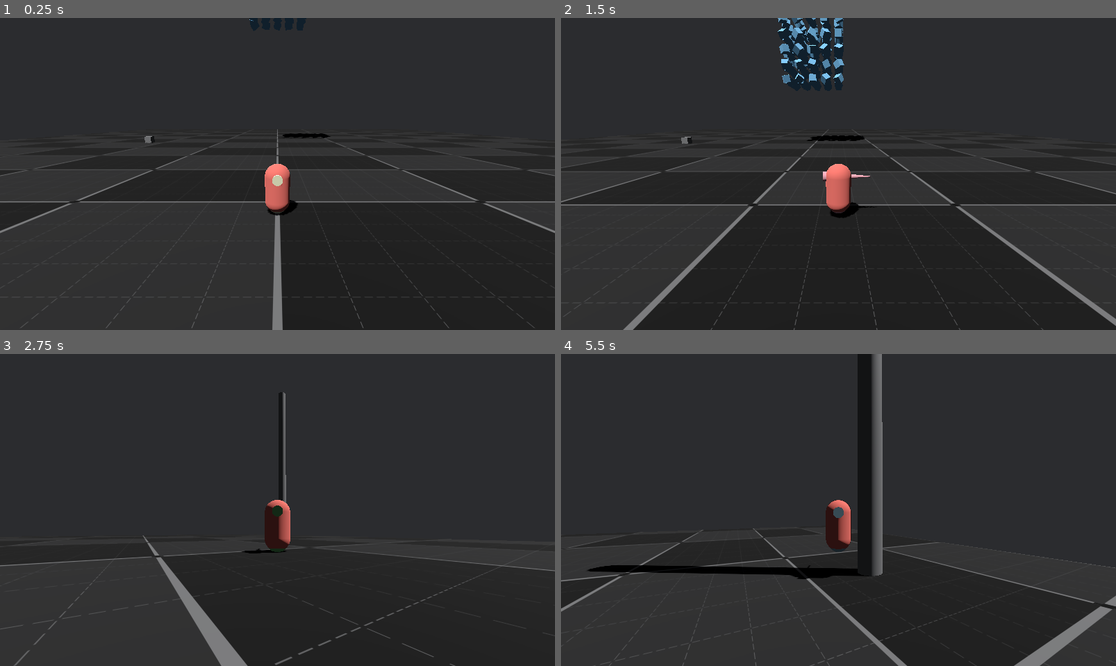
Above: before the commit, frames 1-4 (two rows, left to right).
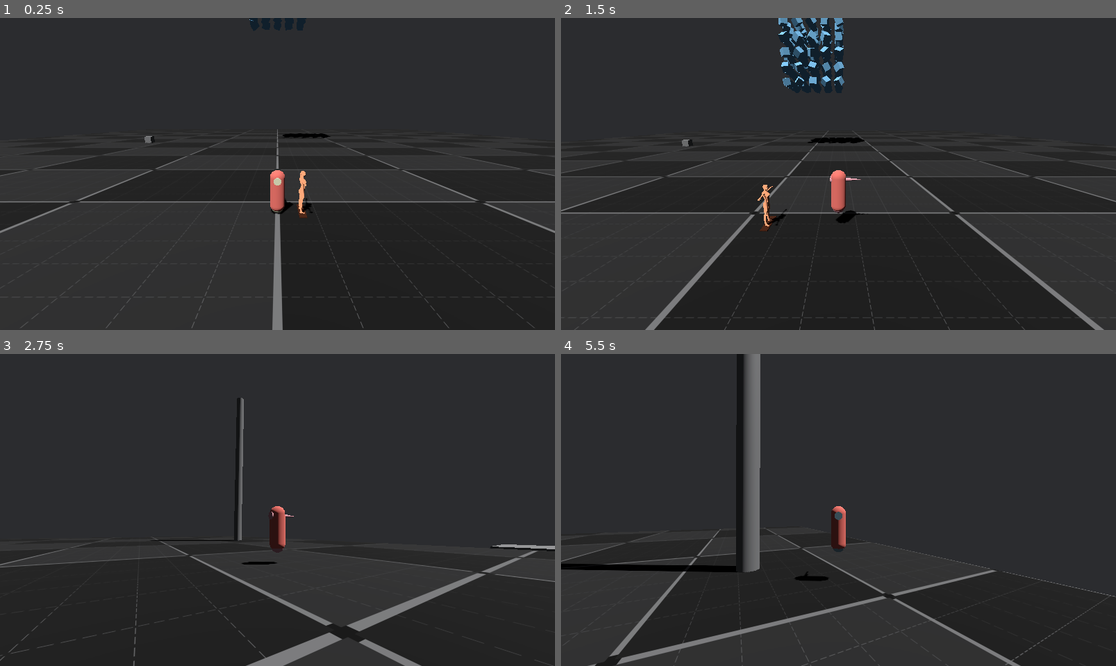
Above: after the commit, the same moments.

Repository: erikringwalters/jolt-test
Game: Godot game, scene res://main.tscn
Two runs of this game, one before a commit and one after it. Both use one fixed random seed, a clock stepped at 60 frames per second and the inputs below.
Inputs (mouse positions are in pixels of both pictures, inside the frame that each line leads up to):
- Up to frame 1 (0.25 s): no input
- Up to frame 2 (1.5 s): tap Enter at 0.5 s; move the mouse to (960, 158) at 0.52 s; hold D (move_right) 0.53-1.28 s; tap Space (jump) at 0.6, 0.77, 1.07 s; move the mouse to (727, 189) at 1.27 s; hold S (move_down) from 1.28 s (still down); click (727, 189) at 1.35 s
- Up to frame 3 (2.75 s): tap Space (jump) at 1.52, 1.55, 1.82, 2.1 s; move the mouse to (288, 503) at 2.02 s; release S (move_down) at 2.03 s; hold W (move_up) from 2.03 s (still down)
- Up to frame 4 (5.5 s): keep holding W (move_up); move the mouse to (832, 516) at 2.77 s; click (832, 516) at 2.85 s; tap Space (jump) at 3.02, 3.05, 3.32, 3.6, 3.77, 4.07, 4.52, 4.55, 4.82, 5.1 s; move the mouse to (877, 513) at 3.52 s; move the mouse to (794, 506) at 4.27 s; click (794, 506) at 4.35 s; move the mouse to (844, 510) at 5.02 s

The runs differ from the first frame. In frame 1, 0.6% of the frame differs, in the area x 47-57%, y 46-64%; in frame 2, 6.4%; in frame 3, 5.6%; in frame 4, 10%, in the area x 0-100%, y 0-100%.

Commit message:
hoverboard basics

Diff:
--- a/main.tscn
+++ b/main.tscn
@@ -1,8 +1,9 @@
-[gd_scene load_steps=17 format=3 uid="uid://bpki3lf4tpqkv"]
+[gd_scene load_steps=21 format=3 uid="uid://bpki3lf4tpqkv"]
 
 [ext_resource type="Script" uid="uid://dnbd4cjvey7up" path="res://scripts/main.gd" id="1_ig7tw"]
 [ext_resource type="Environment" uid="uid://c7gu2mfdhxnne" path="res://tres/main.tres" id="2_0xm2m"]
 [ext_resource type="Shader" uid="uid://ggg655t8sci6" path="res://shaders/checkered.gdshader" id="3_1bvp3"]
+[ext_resource type="PackedScene" uid="uid://c3i200oktpqm7" path="res://scenes/laura_low_poly.tscn" id="5_7mycd"]
 [ext_resource type="PackedScene" uid="uid://b1acnbgqgmrd5" path="res://scenes/player_rb.tscn" id="5_lquwl"]
 
 [sub_resource type="BoxShape3D" id="BoxShape3D_ig7tw"]
@@ -64,6 +65,16 @@
 use_custom_data = true
 mesh = SubResource("BoxMesh_272bh")
 
+[sub_resource type="BoxShape3D" id="BoxShape3D_272bh"]
+size = Vector3(0.3, 0.05, 1.25)
+
+[sub_resource type="StandardMaterial3D" id="StandardMaterial3D_lquwl"]
+albedo_color = Color(0.309737, 0.140191, 0, 1)
+
+[sub_resource type="BoxMesh" id="BoxMesh_5vw27"]
+material = SubResource("StandardMaterial3D_lquwl")
+size = Vector3(0.3, 0.05, 1.25)
+
 [node name="Main" type="Node3D"]
 script = ExtResource("1_ig7tw")
 
@@ -90,15 +101,15 @@
 [node name="PlayerRB" parent="." instance=ExtResource("5_lquwl")]
 transform = Transform3D(1, 0, 0, 0, 1, 0, 0, 0, 1, 0, 0, -26)
 
-[node name="StaticBody3D" type="StaticBody3D" parent="."]
+[node name="StepObstacle" type="StaticBody3D" parent="."]
 transform = Transform3D(1, 0, 0, 0, 1, 0, 0, 0, 1, 21, 0.5, 0)
 collision_layer = 5
 collision_mask = 5
 
-[node name="CollisionShape3D" type="CollisionShape3D" parent="StaticBody3D"]
+[node name="CollisionShape3D" type="CollisionShape3D" parent="StepObstacle"]
 shape = SubResource("BoxShape3D_1bvp3")
 
-[node name="MeshInstance3D" type="MeshInstance3D" parent="StaticBody3D"]
+[node name="MeshInstance3D" type="MeshInstance3D" parent="StepObstacle"]
 mesh = SubResource("BoxMesh_lquwl")
 
 [node name="Pole" type="StaticBody3D" parent="."]
@@ -112,17 +123,29 @@
 transform = Transform3D(1, 0, 0, 0, 1, 0, 0, 0, 1, 0, 10, 0)
 mesh = SubResource("CylinderMesh_lquwl")
 
-[node name="StaticBody3D2" type="StaticBody3D" parent="."]
-transform = Transform3D(1, 0, 0, 0, 1, 0, 0, 0, 1, 0, -3, -55)
+[node name="Platform" type="StaticBody3D" parent="."]
+transform = Transform3D(1, 0, 0, 0, 1, 0, 0, 0, 1, 0, -0.5, -55)
 collision_layer = 7
 collision_mask = 7
 
-[node name="CollisionShape3D" type="CollisionShape3D" parent="StaticBody3D2"]
+[node name="CollisionShape3D" type="CollisionShape3D" parent="Platform"]
 shape = SubResource("BoxShape3D_lquwl")
 
-[node name="MeshInstance3D" type="MeshInstance3D" parent="StaticBody3D2"]
+[node name="MeshInstance3D" type="MeshInstance3D" parent="Platform"]
 mesh = SubResource("BoxMesh_7mycd")
 
 [node name="MultiMeshInstance3D" type="MultiMeshInstance3D" parent="."]
 transform = Transform3D(1, 0, 0, 0, 1, 0, 0, 0, 1, -20, 2, 0)
 multimesh = SubResource("MultiMesh_5vw27")
+
+[node name="Hoverboard" type="RigidBody3D" parent="."]
+transform = Transform3D(1, 0, 0, 0, 1, 0, 0, 0, 1, -1, 0, -26)
+
+[node name="CollisionShape3D" type="CollisionShape3D" parent="Hoverboard"]
+shape = SubResource("BoxShape3D_272bh")
+
+[node name="MeshInstance3D" type="MeshInstance3D" parent="Hoverboard"]
+mesh = SubResource("BoxMesh_5vw27")
+
+[node name="laura-low-poly" parent="." instance=ExtResource("5_7mycd")]
+transform = Transform3D(-4.37114e-08, 0, -1, 0, 1, 0, 1, 0, -4.37114e-08, -1, 0, -26)
--- /dev/null
+++ b/scenes/laura_low_poly.tscn
@@ -0,0 +1,14 @@
+[gd_scene load_steps=3 format=3 uid="uid://c3i200oktpqm7"]
+
+[ext_resource type="PackedScene" uid="uid://cnvbwfrgkmb53" path="res://glb/laura-low-poly.glb" id="1_28rwi"]
+
+[sub_resource type="StandardMaterial3D" id="StandardMaterial3D_a226o"]
+diffuse_mode = 3
+specular_mode = 2
+albedo_color = Color(0.989871, 0.645791, 0.473797, 1)
+roughness = 0.04
+
+[node name="laura-low-poly" instance=ExtResource("1_28rwi")]
+
+[node name="Cube" parent="." index="0"]
+surface_material_override/0 = SubResource("StandardMaterial3D_a226o")
--- a/scenes/player_rb.tscn
+++ b/scenes/player_rb.tscn
@@ -7,22 +7,27 @@
 
 [sub_resource type="CapsuleShape3D" id="CapsuleShape3D_c7ipo"]
 margin = 0.1
+radius = 0.3
+height = 1.75
 
 [sub_resource type="CapsuleMesh" id="CapsuleMesh_rj34p"]
 material = ExtResource("2_l4aw4")
+radius = 0.3
+height = 1.75
 
 [sub_resource type="CylinderMesh" id="CylinderMesh_35slv"]
 material = ExtResource("3_35slv")
 top_radius = 0.0
-bottom_radius = 0.2
+bottom_radius = 0.15
+height = 1.25
 
 [sub_resource type="SphereShape3D" id="SphereShape3D_kl7y2"]
-radius = 0.4
+radius = 0.25
 
 [sub_resource type="SphereMesh" id="SphereMesh_rj34p"]
 material = ExtResource("3_35slv")
-radius = 0.4
-height = 0.8
+radius = 0.25
+height = 0.5
 
 [sub_resource type="SphereShape3D" id="SphereShape3D_rj34p"]
 
@@ -36,7 +41,7 @@
 
 [node name="Collision" type="CollisionShape3D" parent="."]
 unique_name_in_owner = true
-transform = Transform3D(1, 0, 0, 0, 1, 0, 0, 0, 1, 0, 1, 0)
+transform = Transform3D(1, 0, 0, 0, 1, 0, 0, 0, 1, 0, 0.875, 0)
 shape = SubResource("CapsuleShape3D_c7ipo")
 
 [node name="Mesh" type="MeshInstance3D" parent="Collision"]
@@ -46,17 +51,16 @@
 
 [node name="PointerMesh" type="MeshInstance3D" parent="Collision"]
 unique_name_in_owner = true
-transform = Transform3D(1, 0, 0, 0, -4.37114e-08, -1, 0, 1, -4.37114e-08, 0, 0.5, 0.4)
+transform = Transform3D(1, 0, 0, 0, -4.37114e-08, -1, 0, 1, -4.37114e-08, 0, 0.5, 0.3)
 mesh = SubResource("CylinderMesh_35slv")
 
 [node name="GroundDetector" type="Area3D" parent="."]
 unique_name_in_owner = true
-transform = Transform3D(1, 0, 0, 0, 1, 0, 0, 0, 1, 0, -0.05, 0)
 collision_layer = 4
 collision_mask = 4
 
 [node name="GroundCollision" type="CollisionShape3D" parent="GroundDetector"]
-transform = Transform3D(1, 0, 0, 0, 1, 0, 0, 0, 1, 0, 0.4, 0)
+transform = Transform3D(1, 0, 0, 0, 1, 0, 0, 0, 1, 0, 0.2, 0)
 shape = SubResource("SphereShape3D_kl7y2")
 
 [node name="GroundDetectorMesh" type="MeshInstance3D" parent="GroundDetector/GroundCollision"]
--- a/scripts/player_rb.gd
+++ b/scripts/player_rb.gd
@@ -9,7 +9,7 @@
 @export var move_speed := 8.0
 @export var acceleration := 50.0
 @export var rotation_speed := 12.0
-@export var jump_speed := 4.5
+@export var jump_speed := 5.0
 @export var jump_cooldown_time := 0.1
 @export var slow_movement_threshold := 0.001
 
Binary file added: glb/laura-low-poly.glb
Not shown, added: glb/laura-low-poly.glb.import
